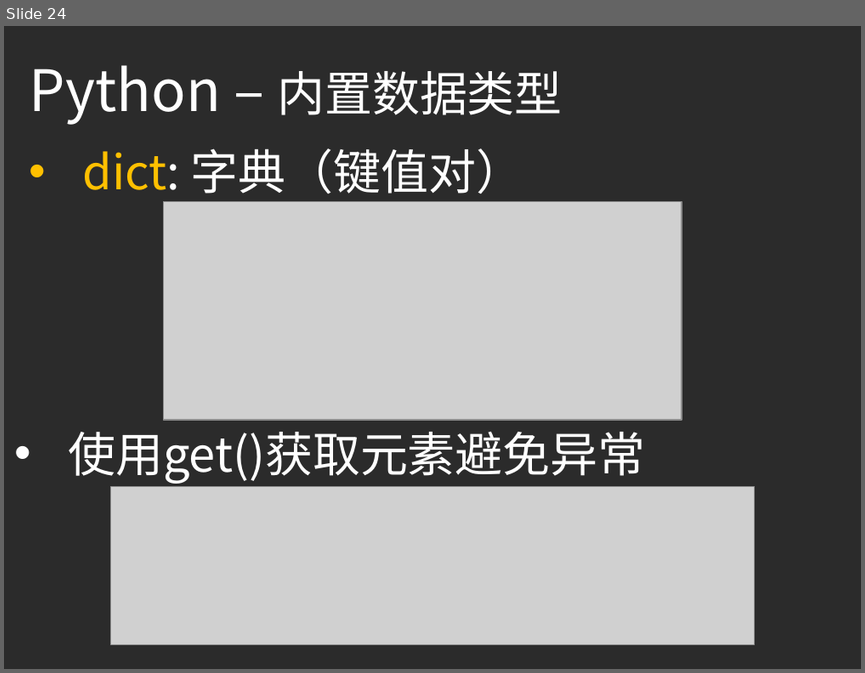
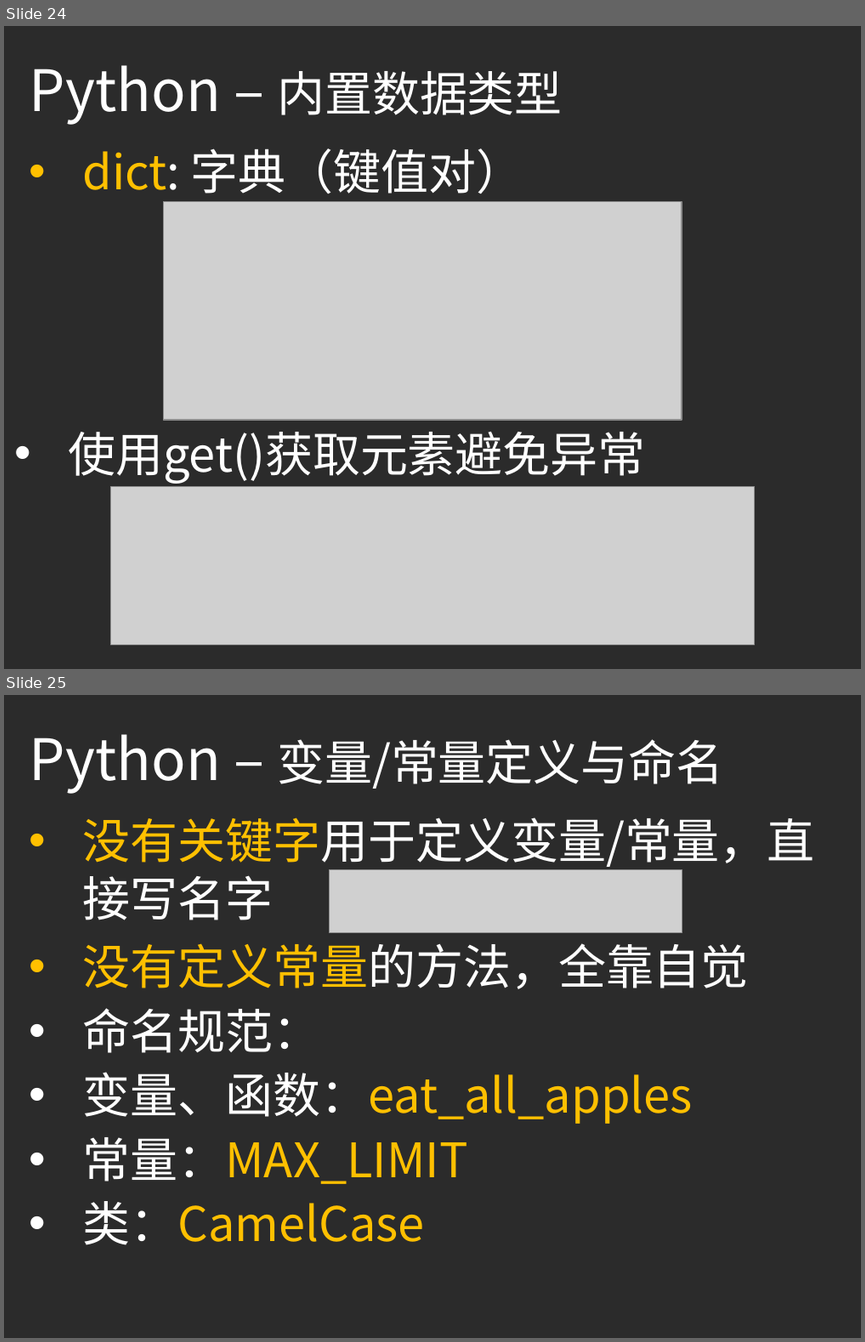
Before and after one commit to ouriris/ml-course, a slide deck: chapter.1/ppt/ML_CH1_Python_Basic.pptx. Shown one above the other, each under a label of ours: slide 24 before the commit, slides 24 and 25 after it. The pictures are 865x673 and 865x1342 pixels, drawn with LibreOffice and Linux fonts; fonts in the diff are those of the drawing; grey boxes stand for pictures; background and template pictures are left out; a plain dark background stands for a picture behind light text. Boxes give left, top, right and bottom in pixels: in the first picture for what was removed or moved away, otherwise in the second. Text is boxed around its words. In the diff, an @@ line names an element or a change of style, - is before the commit and + after.

Commit message:
Update Ch1 ppt, add python basic

```diff
--- a/chapter.1/ppt/ML_CH1_Python_Basic.pptx
+++ b/chapter.1/ppt/ML_CH1_Python_Basic.pptx
@@ slide 25 added at bbox=[4, 695, 861, 1338], background picture (left out) @@
@@ text added at bbox=[30, 734, 723, 794], 40 pt, text #FFFFFF @@
+Python – 变量/常量定义与命名
@@ text added at bbox=[83, 817, 815, 920], 40 pt, text #FFFFFF @@
+• 没有关键字用于定义变量/常量，直接写名字
@@ picture added at bbox=[330, 870, 681, 932] @@
@@ text added at bbox=[83, 943, 749, 1245], 40 pt, text #FFC000 @@
+• 没有定义常量的方法，全靠自觉
+• 命名规范：
+• 变量、函数：eat_all_apples
+• 常量：MAX_LIMIT
+• 类：CamelCase
```
Also in this commit, not shown: 13 other slides added.
